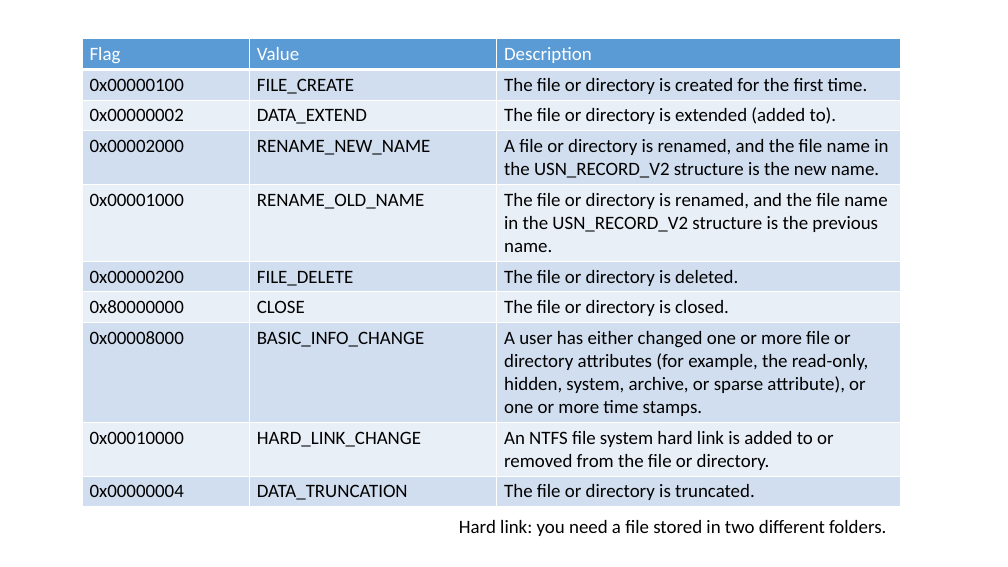
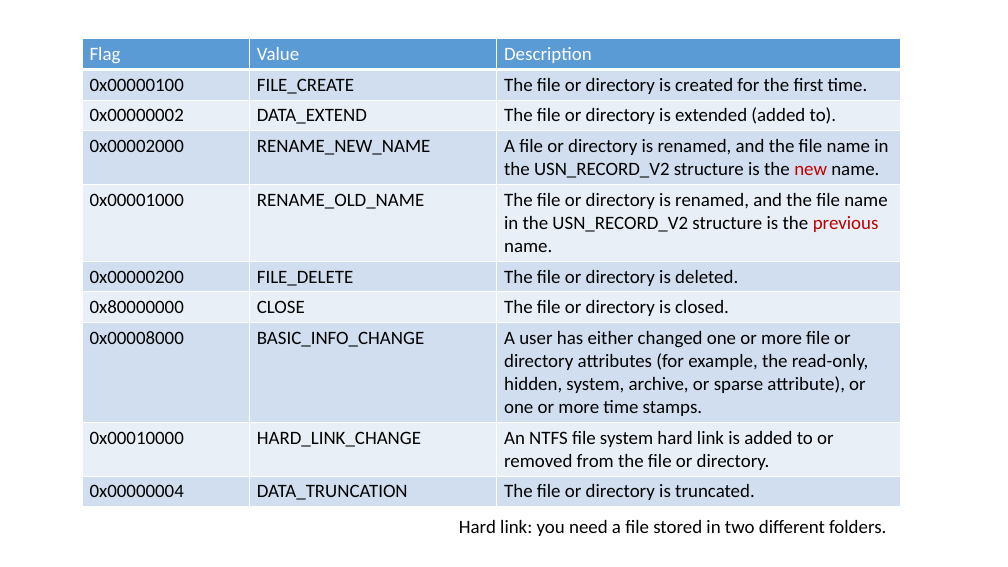
Before and after one commit to frankwxu/digital-forensics-lab, a slide deck: slide 19 of NIST_Data_Leakage_Case/NIST_Data_Leakage_05_USNJournaling.pptx (slide 12 before the commit). Drawn at 1008x567 pixels with LibreOffice and Linux fonts; fonts in the diff are those of the drawing; background and template pictures are left out. Boxes give left, top, right and bottom in pixels: in the first picture for what was removed or moved away, otherwise in the second. Text is boxed around its words. In the diff, an @@ line names an element or a change of style, - is before the commit and + after.

```diff
--- a/NIST_Data_Leakage_Case/NIST_Data_Leakage_05_USNJournaling.pptx
+++ b/NIST_Data_Leakage_Case/NIST_Data_Leakage_05_USNJournaling.pptx
@@ table at bbox=[82, 39, 900, 504] @@
@@ text colour #000000 to #C00000 in "new", "previous" @@
```
Also in this commit, not shown: 6 other slides changed, 9 slides added, 10 other files.
